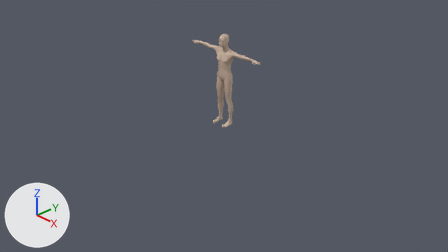
The Blender file blender_models/Head/head.blend, before and after one commit.
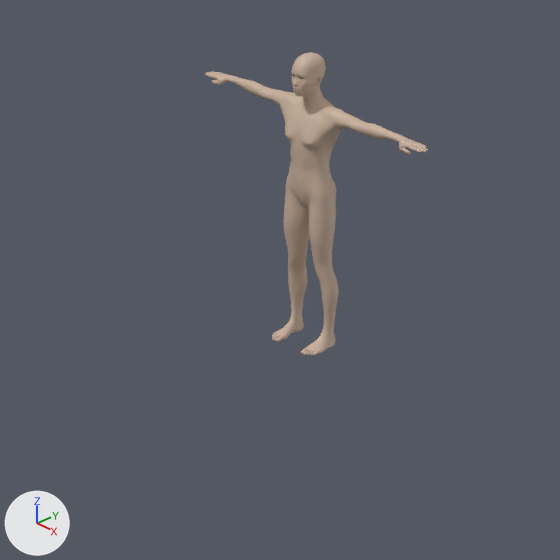
Each version appears first from the file's camera 'Camera', and next in a close-up on the part from 29% to 67% of the width and 7% to 75% of the height. Every picture has the same lights, and +X, +Y and +Z are marked at lower left.

The older version as bpy lines, for what is in view:
```python
me_humonculus_base = bpy.data.meshes.new('humonculus-base')
me_humonculus_base.from_pydata(...)  # 13380 vertices, 13378 faces; spans x -8.4..8.4, y 0.0..16.6, z -1.4..1.4
me_humonculus_base.polygons.foreach_set('use_smooth', [True] * 13378)
me_humonculus_base.materials.append(mat_defaultskin)  # beige #cab19d
ob_humonculus_base = bpy.data.objects.new('humonculus-base', me_humonculus_base)
ob_humonculus_base.location = (0.0, 0.0, 0.0)
ob_humonculus_base.rotation_euler = (1.571, 0.0, 0.0)  # degrees (90, 0, 0)
ob_humonculus_base.scale = (0.1, 0.1, 0.1)
```
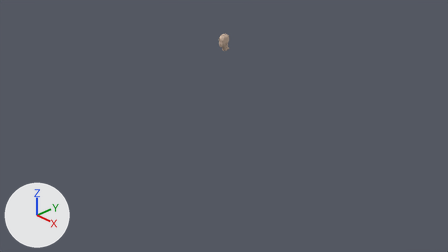
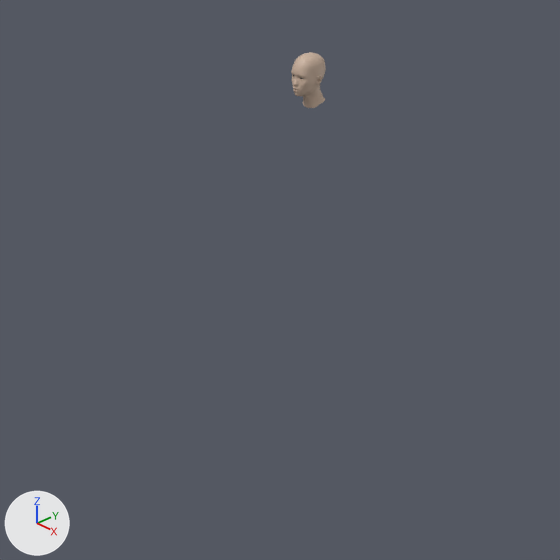
What changed in the scene script:
```text
Change me_humonculus_base:
    used by ob_humonculus_base; location = (0.0, 0.0, 0.0); rotation_euler = (1.571, 0.0, 0.0), in degrees (90, 0, 0); scale = (0.1, 0.1, 0.1)
    remove me_humonculus_base.from_pydata(...)  # 13380 vertices, 13378 faces; spans x -8.4..8.4, y 0.0..16.6, z -1.4..1.4
    add me_humonculus_base.from_pydata(...)  # 4368 vertices, 4346 faces; spans x -0.8..0.8, y 13.7..16.6, z -1.1..1.0
    me_humonculus_base part 1: 9012 vertices removed from x -8.4..8.4, y 0.0..14.0, z -1.4..1.4
```

What differs and where, as boxes (x1, y1, x2, y2) in the close-ups (560 x 560 px):
'humonculus-base', reshaped (84% narrower, 81% shorter)
    before: (205, 52, 428, 356)
    after: (291, 52, 326, 108)
part 1 of me_humonculus_base, deleted (beige)
    before: (205, 72, 428, 356)
